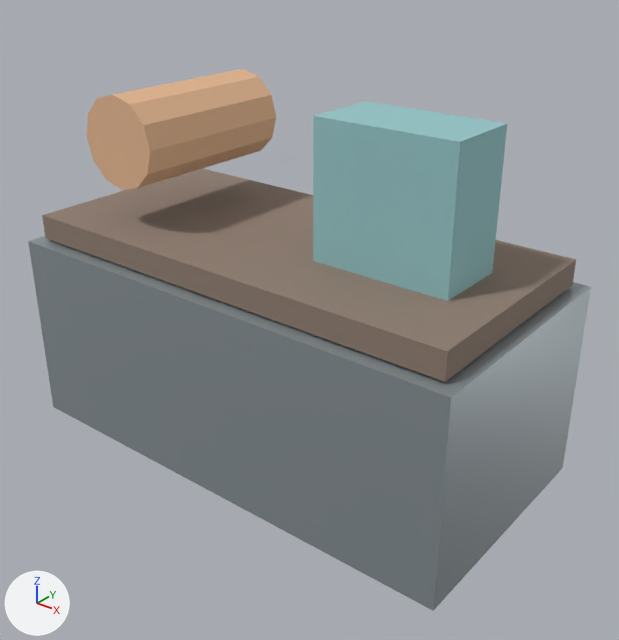
The glTF model public/builder-assets/openlife/inventing_bench.glb as it was, and as the next commit left it.
Before and after are seen from a 50 mm camera at (1.993, -2.381, 2.055) aimed at (0.115, -0.033, 0.599). The axes (+X, +Y, +Z) are drawn at lower left. The lights are the same throughout. The picture after the commit comes second. Where no turn or scale is listed for an object, it has been applied to the vertices.

Objects in the first picture: 'part_00', 'part_01', 'part_02', 'part_03'.
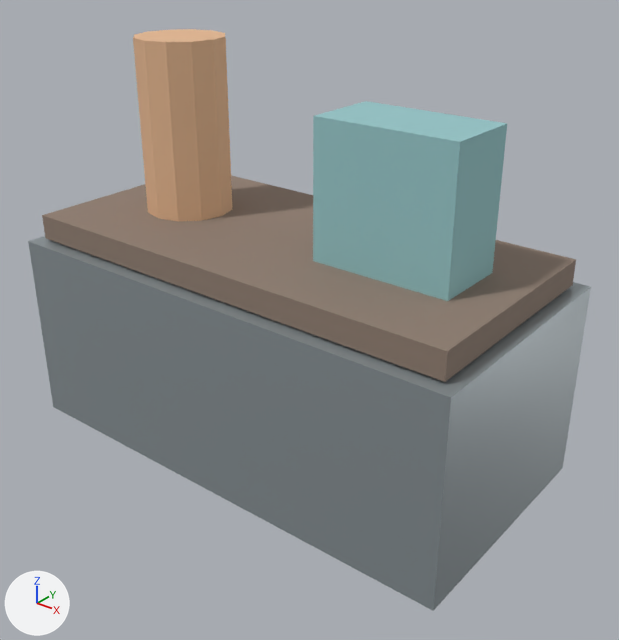
The change, as a list of edits to the scene's bpy script:
```text
Change ob_part_02:
    ob_part_02.location: (0.0, 0.0, 0.0) -> (0.0, 1.25, 1.25)
    ob_part_02.rotation_euler: (0.0, 0.0, 0.0) -> (1.571, 0.0, 0.0)  # degrees (0, 0, 0) -> degrees (90, 0, 0)
```

What differs and where, as boxes [x1, y1, x2, y2] in the pictures (619 x 640 px):
'part_02', moved, turned
    before: [87, 69, 276, 190]
    after: [133, 29, 232, 221]
